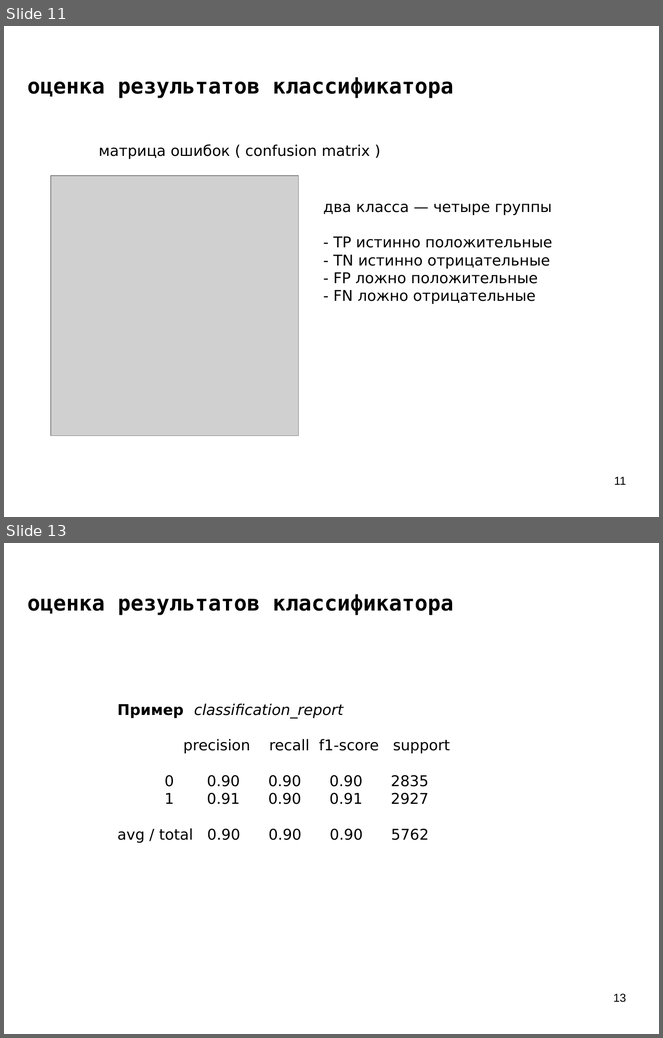
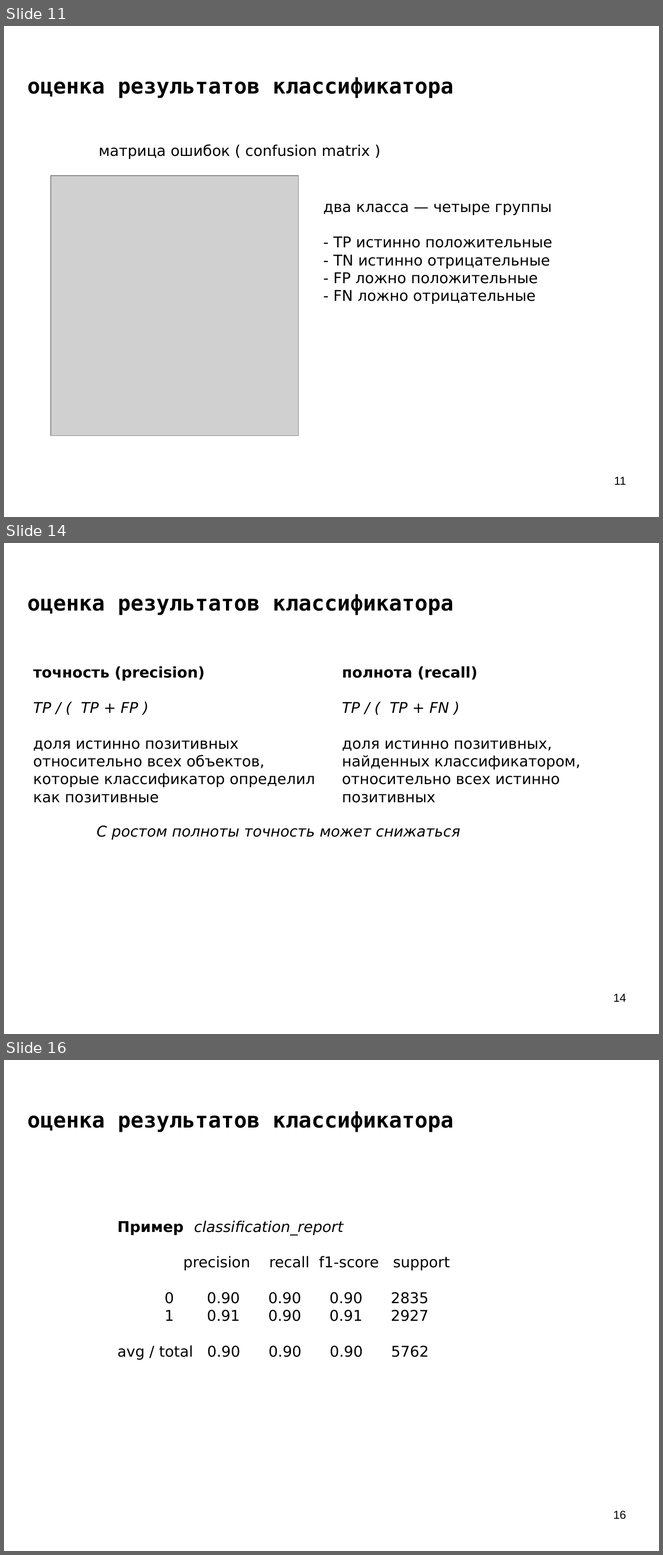
Before and after one commit to mechanoid5/ml_lectorium_legacy, a slide deck: 06-roc-auc.odp. Shown one above the other, each under a label of ours: slides 11 and 13 before the commit, slides 11, 14 and 16 after it; the slides between them are not shown. The pictures are 663x1038 and 663x1555 pixels, drawn with LibreOffice and Linux fonts; fonts in the diff are those of the drawing; grey boxes stand for pictures; background and template pictures are left out. Boxes give left, top, right and bottom in pixels: in the first picture for what was removed or moved away, otherwise in the second. Text is boxed around its words. In the diff, an @@ line names an element or a change of style, - is before the commit and + after.

```diff
--- a/06-roc-auc.odp
+++ b/06-roc-auc.odp
@@ slide 14 added at [4, 543, 659, 1034], background picture (left out) @@
@@ title added at [27, 594, 454, 615], 26 pt, text #000000, bold @@
+оценка результатов классификатора
@@ text added at [33, 666, 315, 803], 18 pt, text #000000 @@
+точность (precision)
+TP / ( TP + FP )
+доля истинно позитивных
+относительно всех объектов, которые классификатор определил как позитивные
@@ text added at [342, 666, 581, 803], 18 pt, text #000000 @@
+полнота (recall)
+TP / ( TP + FN )
+доля истинно позитивных, найденных классификатором,
+относительно всех истинно позитивных
@@ text added at [97, 825, 460, 840], 18 pt, text #000000, italic @@
+С ростом полноты точность может снижаться
@@ page number added at [613, 994, 626, 1002], 14 pt, text #000000 @@
+14
@@ what was slide 13 is now slide 16 @@
@@ page number at [613, 1511, 626, 1520]: text changed @@
-13
+16
```
Also in this commit, not shown: 8 slides changed, 7 other slides added, 3 other files.
